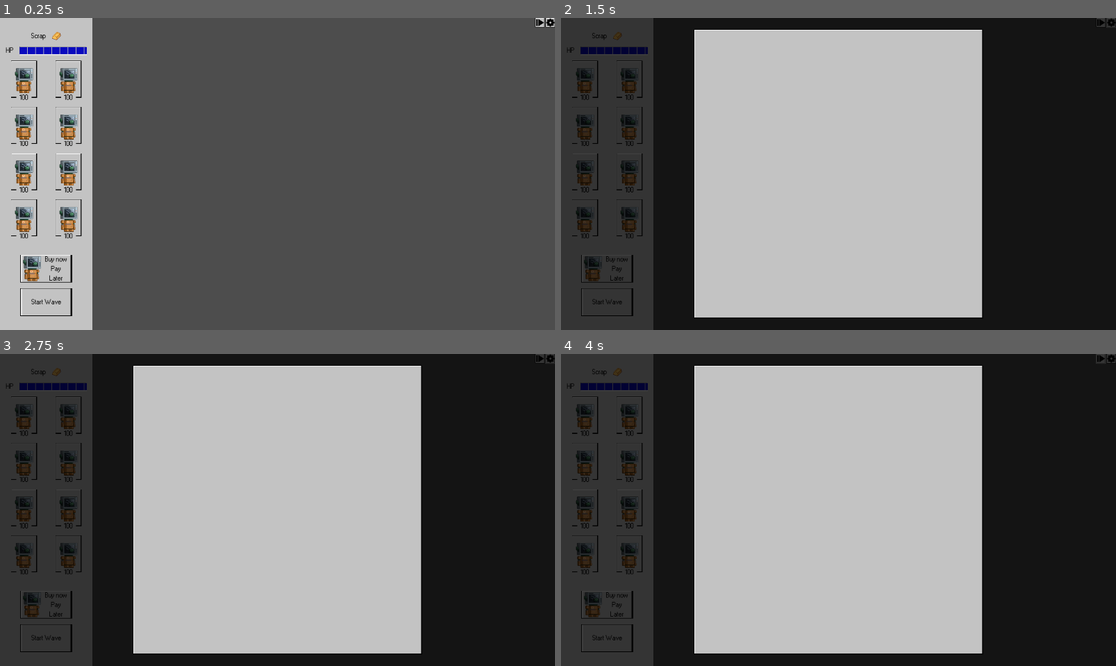
Above: before the commit, frames 1-4 (two rows, left to right).
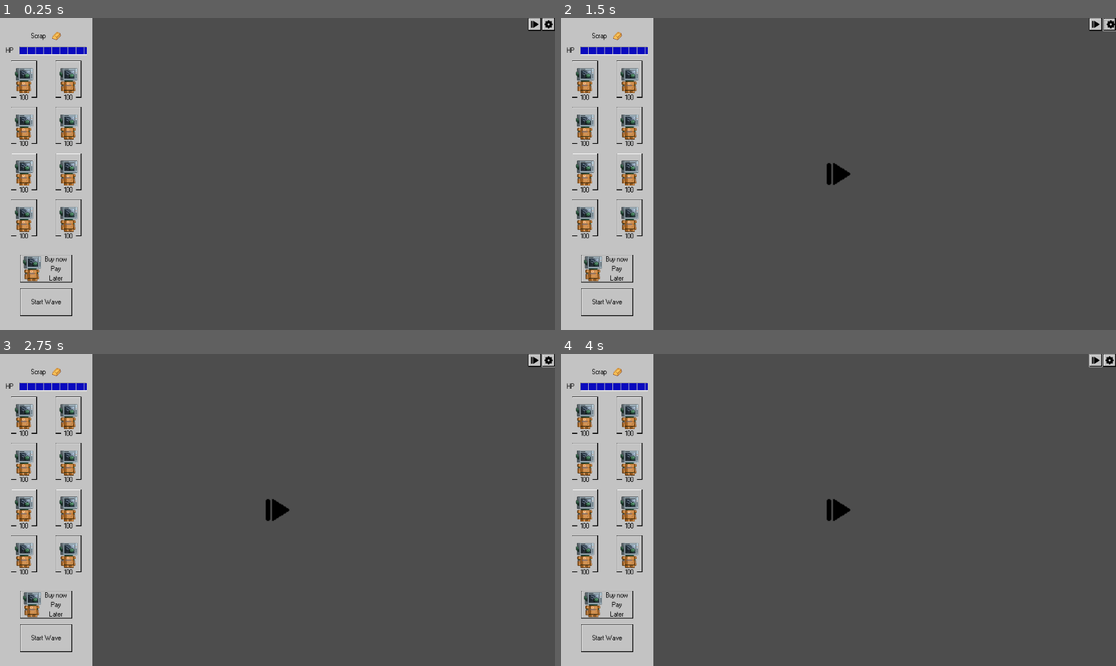
Above: after the commit, the same moments.

Repository: OscarPindaro/MechaJam2024
Game: Godot game, scene res://scenes/UI/UserInterface.tscn
The game is run twice, just before and just after one commit, with the same random seed, the same clock (stepped at 60 frames per second) and the same inputs. The project has no main scene, so this scene is started directly.
Inputs (mouse positions are in pixels of both pictures, inside the frame that each line leads up to; where the layout moved, square brackets give the same spot in the first picture):
- Up to frame 1 (0.25 s): no input
- Up to frame 2 (1.5 s): click (1093, 24) [1099, 21] at 0.5 s; click (1110, 24) [1110, 21] at 1.25 s
- Up to frame 3 (2.75 s): tap Enter (ui_accept) at 2, 2.27 s; move the mouse to (399, 494) at 2.02 s; hold Right (ui_right) from 2.03 s (still down); click (399, 494) at 2.17 s
- Up to frame 4 (4 s): tap Enter (ui_accept) at 2.75, 3.02, 3.5 s; move the mouse to (727, 525) at 2.77 s; click (727, 525) at 2.92 s; move the mouse to (894, 441) at 3.52 s; release Right (ui_right) at 3.53 s; hold Left (ui_left) from 3.53 s (still down); click (894, 441) at 3.67 s

The runs differ from the first frame. In frame 1, 0.3% of the frame differs, in the area x 3-100%, y 0-96%; in frame 2, 100%; in frame 3, 100%; in frame 4, 100%, in the area x 0-100%, y 0-100%.
Error after the commit: Attempt to call function 'instantiate' in base 'null instance' on a null instance. (res://scenes/UI/Menu.gd:11)

Commit message:
added MainScreen UI, working Resume, Start and Quit buttons. Fixed some UI positioning errors

Diff:
--- a/asset/UI/gameplay_ui.tres
+++ b/asset/UI/gameplay_ui.tres
@@ -7,14 +7,34 @@
 [ext_resource type="Texture2D" uid="uid://bep7duh5mphpk" path="res://asset/UI/bottone_hover.png" id="2_xxtyl"]
 [ext_resource type="Texture2D" uid="uid://cbiujxn2rrqo7" path="res://asset/UI/bottone_pressed.png" id="3_ijkdv"]
 
+[sub_resource type="StyleBoxTexture" id="StyleBoxTexture_7eph1"]
+texture = ExtResource("2_6gm1l")
+texture_margin_left = 8.0
+texture_margin_top = 7.0
+texture_margin_right = 6.0
+texture_margin_bottom = 8.0
+
 [sub_resource type="StyleBoxTexture" id="StyleBoxTexture_hjulw"]
 texture = ExtResource("2_xxtyl")
+texture_margin_left = 10.0
+texture_margin_top = 9.0
+texture_margin_right = 9.0
+texture_margin_bottom = 8.0
+region_rect = Rect2(-1, -1, 92, 129)
 
 [sub_resource type="StyleBoxTexture" id="StyleBoxTexture_em7j1"]
 texture = ExtResource("2_6gm1l")
+texture_margin_left = 6.0
+texture_margin_top = 6.0
+texture_margin_right = 6.0
+texture_margin_bottom = 6.0
 
 [sub_resource type="StyleBoxTexture" id="StyleBoxTexture_sfdvc"]
 texture = ExtResource("3_ijkdv")
+texture_margin_left = 6.0
+texture_margin_top = 7.0
+texture_margin_right = 6.0
+texture_margin_bottom = 7.0
 
 [sub_resource type="StyleBoxFlat" id="StyleBoxFlat_fecjm"]
 bg_color = Color(0.764706, 0.764706, 0.764706, 1)
@@ -24,6 +44,10 @@
 
 [sub_resource type="StyleBoxTexture" id="StyleBoxTexture_5dt3x"]
 texture = ExtResource("3_ijkdv")
+texture_margin_left = 6.0
+texture_margin_top = 5.0
+texture_margin_right = 5.0
+texture_margin_bottom = 7.0
 
 [sub_resource type="StyleBoxTexture" id="StyleBoxTexture_jec8w"]
 texture = ExtResource("1_oyefk")
@@ -38,11 +62,13 @@
 
 [resource]
 Button/colors/font_color = Color(0, 0, 0, 1)
+Button/colors/font_disabled_color = Color(0.603922, 0.603922, 0.603922, 1)
 Button/colors/font_hover_color = Color(0.439216, 0.439216, 0.439216, 1)
 Button/colors/font_outline_color = Color(0, 0, 0, 1)
 Button/colors/font_pressed_color = Color(0, 0, 0, 1)
 Button/font_sizes/font_size = 24
 Button/fonts/font = ExtResource("1_j4pqr")
+Button/styles/disabled = SubResource("StyleBoxTexture_7eph1")
 Button/styles/hover = SubResource("StyleBoxTexture_hjulw")
 Button/styles/normal = SubResource("StyleBoxTexture_em7j1")
 Button/styles/pressed = SubResource("StyleBoxTexture_sfdvc")
--- a/scenes/UI/Button.gd
+++ b/scenes/UI/Button.gd
@@ -10,8 +10,6 @@
 	else:
 		%Tooltip.global_position.y = self.global_position.y - (%Tooltip.size.y - self.size.y)
 
-	print(%Tooltip.global_position.x)
-	print(%Tooltip.global_position.y + %Tooltip.size.y)
 	%Tooltip.visible = true
 
 func _on_mouse_exited():
--- a/scenes/UI/InGameSettings.gd
+++ /dev/null
@@ -1,5 +0,0 @@
-extends Control
-
-func show_popup():
-#	%IngameMenuPanel.popup()
-	pass
--- a/scenes/UI/InGameSettings.tscn
+++ b/scenes/UI/InGameSettings.tscn
@@ -1,12 +1,9 @@
-[gd_scene load_steps=6 format=3 uid="uid://c7k188egay13g"]
+[gd_scene load_steps=5 format=3 uid="uid://c7k188egay13g"]
 
 [ext_resource type="Theme" uid="uid://8r1asy6d080g" path="res://asset/UI/gameplay_ui.tres" id="1_gs3yp"]
-[ext_resource type="Script" path="res://scenes/UI/InGameSettings.gd" id="1_plegw"]
 [ext_resource type="Texture2D" uid="uid://dvvfcxhaee3cs" path="res://asset/UI/bottone.png" id="2_o63dd"]
-[ext_resource type="Texture2D" uid="uid://cbiujxn2rrqo7" path="res://asset/UI/bottone_pressed.png" id="3_5m2r2"]
-
-[sub_resource type="StyleBoxTexture" id="StyleBoxTexture_2q58b"]
-texture = ExtResource("3_5m2r2")
+[ext_resource type="Script" path="res://scenes/UI/Resume.gd" id="3_w4vpf"]
+[ext_resource type="Script" path="res://scenes/UI/Quit.gd" id="6_p1eox"]
 
 [node name="IngameMenu" type="Control"]
 process_mode = 3
@@ -17,7 +14,7 @@
 grow_horizontal = 2
 grow_vertical = 2
 mouse_filter = 1
-script = ExtResource("1_plegw")
+metadata/is_menu_screen_loaded = false
 
 [node name="CanvasLayer" type="CanvasLayer" parent="."]
 
@@ -28,6 +25,7 @@
 grow_horizontal = 2
 grow_vertical = 2
 color = Color(0, 0, 0, 0.733333)
+metadata/_edit_use_anchors_ = true
 
 [node name="NinePatchRect" type="NinePatchRect" parent="CanvasLayer"]
 anchors_preset = 8
@@ -47,19 +45,58 @@
 patch_margin_top = 8
 patch_margin_right = 8
 patch_margin_bottom = 9
+metadata/_edit_use_anchors_ = true
 
-[node name="MenuPanel" type="Panel" parent="CanvasLayer"]
-visible = false
-anchors_preset = 8
-anchor_left = 0.5
-anchor_top = 0.5
-anchor_right = 0.5
-anchor_bottom = 0.5
-offset_left = -500.0
-offset_top = -500.0
-offset_right = 500.0
-offset_bottom = 500.0
+[node name="VBoxContainer" type="VBoxContainer" parent="CanvasLayer/NinePatchRect"]
+layout_mode = 1
+anchors_preset = 15
+anchor_right = 1.0
+anchor_bottom = 1.0
 grow_horizontal = 2
 grow_vertical = 2
+theme_override_constants/separation = 50
+alignment = 1
+
+[node name="Title" type="Label" parent="CanvasLayer/NinePatchRect/VBoxContainer"]
+layout_mode = 2
+size_flags_vertical = 1
+mouse_filter = 1
 theme = ExtResource("1_gs3yp")
-theme_override_styles/panel = SubResource("StyleBoxTexture_2q58b")
+theme_override_font_sizes/font_size = 100
+text = "Pause Menu"
+horizontal_alignment = 1
+metadata/_edit_use_anchors_ = true
+
+[node name="Resume" type="Button" parent="CanvasLayer/NinePatchRect/VBoxContainer"]
+custom_minimum_size = Vector2(200, 100)
+layout_mode = 2
+size_flags_horizontal = 4
+theme = ExtResource("1_gs3yp")
+text = "Resume"
+script = ExtResource("3_w4vpf")
+
+[node name="Options" type="Button" parent="CanvasLayer/NinePatchRect/VBoxContainer"]
+custom_minimum_size = Vector2(200, 100)
+layout_mode = 2
+size_flags_horizontal = 4
+theme = ExtResource("1_gs3yp")
+text = "Settings"
+
+[node name="Credits" type="Button" parent="CanvasLayer/NinePatchRect/VBoxContainer"]
+custom_minimum_size = Vector2(200, 100)
+layout_mode = 2
+size_flags_horizontal = 4
+theme = ExtResource("1_gs3yp")
+text = "Credits"
+
+[node name="Quit" type="Button" parent="CanvasLayer/NinePatchRect/VBoxContainer"]
+custom_minimum_size = Vector2(200, 100)
+layout_mode = 2
+size_flags_horizontal = 4
+theme = ExtResource("1_gs3yp")
+text = "Quit"
+script = ExtResource("6_p1eox")
+
+[connection signal="pressed" from="CanvasLayer/NinePatchRect/VBoxContainer/Resume" to="CanvasLayer/NinePatchRect/VBoxContainer/Resume" method="_on_pressed"]
+[connection signal="pressed" from="CanvasLayer/NinePatchRect/VBoxContainer/Options" to="CanvasLayer/NinePatchRect/VBoxContainer/Options" method="_on_pressed"]
+[connection signal="pressed" from="CanvasLayer/NinePatchRect/VBoxContainer/Quit" to="CanvasLayer/NinePatchRect/VBoxContainer/Quit" method="_on_pressed"]
--- /dev/null
+++ b/scenes/UI/MainMenu.gd
@@ -0,0 +1,19 @@
+extends Control
+
+var counter = 0
+var goal = 0
+
+# Called when the node enters the scene tree for the first time.
+func _ready():
+	$Glare.visible = !$Glare.visible
+	goal = randi_range(10,100)
+
+
+# Called every frame. 'delta' is the elapsed time since the previous frame.
+func _process(delta):
+	if counter >= goal:
+		$Glare.visible = !$Glare.visible
+		goal = randi_range(10,100)
+		counter = 0
+	else:
+		counter += 1
--- /dev/null
+++ b/scenes/UI/MainMenu.tscn
@@ -0,0 +1,118 @@
+[gd_scene load_steps=9 format=3 uid="uid://bo2ikii5tsj44"]
+
+[ext_resource type="Texture2D" uid="uid://dvvfcxhaee3cs" path="res://asset/UI/bottone.png" id="1_1giaq"]
+[ext_resource type="Script" path="res://scenes/UI/MainMenu.gd" id="1_v4bd2"]
+[ext_resource type="Texture2D" uid="uid://bxxvka4w4x2iq" path="res://asset/UI/Main screen.png" id="1_wisug"]
+[ext_resource type="Theme" uid="uid://8r1asy6d080g" path="res://asset/UI/gameplay_ui.tres" id="2_0jeha"]
+[ext_resource type="Texture2D" uid="uid://cafq3e4xwt7i0" path="res://asset/UI/glare.png" id="2_hp8cu"]
+[ext_resource type="Script" path="res://scenes/UI/Start.gd" id="4_gi05l"]
+[ext_resource type="Script" path="res://scenes/UI/Menu.gd" id="5_t4dy1"]
+[ext_resource type="Script" path="res://scenes/UI/Quit.gd" id="8_3so4k"]
+
+[node name="Control" type="Control"]
+z_as_relative = false
+layout_mode = 3
+anchors_preset = 15
+anchor_right = 1.0
+anchor_bottom = 1.0
+grow_horizontal = 2
+grow_vertical = 2
+script = ExtResource("1_v4bd2")
+
+[node name="Backgrount" type="TextureRect" parent="."]
+z_as_relative = false
+layout_mode = 1
+anchors_preset = 15
+anchor_right = 1.0
+anchor_bottom = 1.0
+grow_horizontal = 2
+grow_vertical = 2
+texture = ExtResource("1_wisug")
+
+[node name="Glare" type="TextureRect" parent="."]
+z_index = 2
+z_as_relative = false
+layout_mode = 1
+anchors_preset = 15
+anchor_right = 1.0
+anchor_bottom = 1.0
+grow_horizontal = 2
+grow_vertical = 2
+texture = ExtResource("2_hp8cu")
+
+[node name="Menu" type="NinePatchRect" parent="."]
+z_index = 1
+z_as_relative = false
+layout_direction = 1
+layout_mode = 1
+anchors_preset = -1
+anchor_left = 0.3
+anchor_top = 0.1
+anchor_right = 0.7
+anchor_bottom = 0.9
+grow_horizontal = 2
+grow_vertical = 2
+size_flags_horizontal = 4
+texture = ExtResource("1_1giaq")
+patch_margin_left = 7
+patch_margin_top = 8
+patch_margin_right = 8
+patch_margin_bottom = 9
+
+[node name="VBoxContainer" type="VBoxContainer" parent="Menu"]
+layout_mode = 1
+anchors_preset = 15
+anchor_right = 1.0
+anchor_bottom = 1.0
+grow_horizontal = 2
+grow_vertical = 2
+theme_override_constants/separation = 30
+alignment = 1
+
+[node name="Title" type="Label" parent="Menu/VBoxContainer"]
+layout_mode = 2
+size_flags_vertical = 1
+mouse_filter = 1
+theme = ExtResource("2_0jeha")
+theme_override_font_sizes/font_size = 100
+text = "Dungeon Intern:
+Office Mayhem"
+horizontal_alignment = 1
+metadata/_edit_use_anchors_ = true
+
+[node name="Start" type="Button" parent="Menu/VBoxContainer"]
+custom_minimum_size = Vector2(200, 100)
+layout_mode = 2
+size_flags_horizontal = 4
+theme = ExtResource("2_0jeha")
+text = "Start"
+script = ExtResource("4_gi05l")
+main_screen_path = "res://test/game_with_ui.tscn"
+
+[node name="Settings" type="Button" parent="Menu/VBoxContainer"]
+custom_minimum_size = Vector2(200, 100)
+layout_mode = 2
+size_flags_horizontal = 4
+theme = ExtResource("2_0jeha")
+text = "Settings"
+script = ExtResource("5_t4dy1")
+scene_to_load_path = "res://scenes/UI/InGameSettings.tscn"
+
+[node name="Credits" type="Button" parent="Menu/VBoxContainer"]
+custom_minimum_size = Vector2(200, 100)
+layout_mode = 2
+size_flags_horizontal = 4
+theme = ExtResource("2_0jeha")
+text = "Credits"
+
+[node name="Quit" type="Button" parent="Menu/VBoxContainer"]
+custom_minimum_size = Vector2(200, 100)
+layout_mode = 2
+size_flags_horizontal = 4
+theme = ExtResource("2_0jeha")
+text = "Quit"
+script = ExtResource("8_3so4k")
+
+[connection signal="pressed" from="Menu/VBoxContainer/Start" to="Menu/VBoxContainer/Start" method="_on_pressed"]
+[connection signal="pressed" from="Menu/VBoxContainer/Settings" to="Menu/VBoxContainer/Settings" method="_on_pressed"]
+[connection signal="pressed" from="Menu/VBoxContainer/Quit" to="Menu/VBoxContainer/Quit" method="_on_pressed"]
--- a/scenes/UI/Menu.gd
+++ b/scenes/UI/Menu.gd
@@ -1,24 +1,28 @@
 extends Button
 
+@export var scene_to_load_path: String
+
 #var next_level_resource = load("res://scenes/UI/InGameSettings.tscn")
-var is_menu_screen_loaded = false
-var menu_scene = preload("res://scenes/UI/InGameSettings.tscn").instantiate()
+#var is_menu_screen_loaded = false
+var menu_scene
 
+func _ready():
+	#menu_scene = preload(scene_to_load_path).instantiate()
+	menu_scene = load(scene_to_load_path).instantiate()
 
 func _on_pressed():
+	var is_menu_screen_loaded = menu_scene.get_meta("is_menu_screen_loaded")
 	var tree = get_tree()
 
 	if is_menu_screen_loaded == false:
 		tree.paused = true
-
-
 		tree.get_root().add_child(menu_scene)
-		is_menu_screen_loaded = true
+		menu_scene.set_meta("is_menu_screen_loaded",true)
 
 	else:
 		tree.paused = false
 		tree.get_root().remove_child(menu_scene)
-		is_menu_screen_loaded = false
+		menu_scene.set_meta("is_menu_screen_loaded",false)
 
 
 	# FUNZIONA MA SOSTITUISCE LA SCENA COMPETAMENTE
--- a/scenes/UI/Popupshop.gd
+++ /dev/null
@@ -1,18 +0,0 @@
-extends Control
-
-func show_popup(slot: Rect2i, item):
-
-	var mouse_pos = get_viewport().get_mouse_position()
-	var correction = 0
-
-	if mouse_pos.x >= get_viewport_rect().size.x/2:
-		correction = Vector2i(slot.size.x, 0)
-	else:
-		correction = Vector2i(%PopupShopCanvas.size.x, 0)
-
-
-	%PopupShopCanvas.popup(Rect2i(slot.position + correction, %PopupShopCanvas.size))
-
-
-func hide_popup():
-	%PopupShopCanvas.hide()
--- a/scenes/UI/Popupshop.tscn
+++ /dev/null
@@ -1,56 +0,0 @@
-[gd_scene load_steps=3 format=3 uid="uid://ciuoboc8vr8ol"]
-
-[ext_resource type="Script" path="res://scenes/UI/Popupshop.gd" id="1_po8d8"]
-[ext_resource type="Theme" uid="uid://8r1asy6d080g" path="res://asset/UI/gameplay_ui.tres" id="2_sjgof"]
-
-[node name="PopupShop" type="Control"]
-process_mode = 3
-layout_mode = 3
-anchors_preset = 8
-anchor_left = 0.5
-anchor_top = 0.5
-anchor_right = 0.5
-anchor_bottom = 0.5
-offset_left = -960.0
-offset_top = -540.0
-offset_right = -960.0
-offset_bottom = -540.0
-grow_horizontal = 2
-grow_vertical = 2
-mouse_filter = 2
-script = ExtResource("1_po8d8")
-
-[node name="CanvasLayer" type="CanvasLayer" parent="."]
-
-[node name="PopupShopCanvas" type="PopupPanel" parent="CanvasLayer"]
-unique_name_in_owner = true
-size = Vector2i(200, 200)
-theme = ExtResource("2_sjgof")
-
-[node name="CenterContainer" type="CenterContainer" parent="CanvasLayer/PopupShopCanvas"]
-custom_minimum_size = Vector2(200, 200)
-anchors_preset = 8
-anchor_left = 0.5
-anchor_top = 0.5
-anchor_right = 0.5
-anchor_bottom = 0.5
-offset_right = 200.0
-offset_bottom = 200.0
-grow_horizontal = 2
-grow_vertical = 2
-
-[node name="VBoxContainer" type="VBoxContainer" parent="CanvasLayer/PopupShopCanvas/CenterContainer"]
-layout_mode = 2
-
-[node name="Label" type="Label" parent="CanvasLayer/PopupShopCanvas/CenterContainer/VBoxContainer"]
-layout_mode = 2
-text = "Nome"
-
-[node name="Label2" type="Label" parent="CanvasLayer/PopupShopCanvas/CenterContainer/VBoxContainer"]
-layout_mode = 2
-text = "Descrizione"
-
-[node name="Label3" type="Label" parent="CanvasLayer/PopupShopCanvas/CenterContainer/VBoxContainer"]
-layout_mode = 2
-text = "Prezzo
-"
--- /dev/null
+++ b/scenes/UI/Quit.gd
@@ -0,0 +1,7 @@
+extends Button
+
+
+
+
+func _on_pressed():
+	get_tree().quit()
--- /dev/null
+++ b/scenes/UI/Resume.gd
@@ -0,0 +1,17 @@
+extends Button
+
+
+## Called when the node enters the scene tree for the first time.
+#func _ready():
+#	print('qui')
+#	var parent = $IngameMenu
+
+
+func _on_pressed():
+	var tree = get_tree()
+	tree.paused = false
+
+	# Changes an attribute of the "IngameMenu" Control
+	#(Parent control of the InGameSettings.tscn scene) and removes it from the current tree
+	$"../../../..".set_meta("is_menu_screen_loaded",false)
+	tree.get_root().remove_child($"../../../..")
--- /dev/null
+++ b/scenes/UI/Start.gd
@@ -0,0 +1,12 @@
+extends Button
+
+@export var main_screen_path: String
+# Called when the node enters the scene tree for the first time.
+
+
+
+func _on_pressed():
+	var tree = get_tree()
+	tree.change_scene_to_file(main_screen_path)
+
+#
--- /dev/null
+++ b/scenes/UI/StartWaveButton.gd
@@ -0,0 +1,16 @@
+extends Button
+
+
+# Called when the node enters the scene tree for the first time.
+func _ready():
+	pass # Replace with function body.
+
+
+# Called every frame. 'delta' is the elapsed time since the previous frame.
+func _process(delta):
+	pass
+
+
+
+func _on_pressed():
+	pass
--- a/scenes/UI/UserInterface.gd
+++ b/scenes/UI/UserInterface.gd
@@ -1,6 +1,7 @@
 extends Control
 
 var countdown = 0
+@export var game_manager: GameManager
 # Called when the node enters the scene tree for the first time.
 func _ready():
 	pass
--- a/scenes/UI/UserInterface.tscn
+++ b/scenes/UI/UserInterface.tscn
@@ -11,6 +11,7 @@
 [ext_resource type="Texture2D" uid="uid://bvff4ai6tni36" path="res://asset/placeholders/sprites/fantasy_items/MV Icons PACK 2 - ALL.png" id="7_57ifu"]
 [ext_resource type="Script" path="res://scenes/UI/ProgressBar.gd" id="7_aem6l"]
 [ext_resource type="Texture2D" uid="uid://dvvfcxhaee3cs" path="res://asset/UI/bottone.png" id="8_6bcaq"]
+[ext_resource type="Script" path="res://scenes/UI/StartWaveButton.gd" id="11_v3bxa"]
 
 [sub_resource type="InputEventKey" id="InputEventKey_fn3lp"]
 device = -1
@@ -36,6 +37,7 @@
 
 [node name="GameplayUI" type="Control"]
 process_mode = 3
+z_index = 1
 layout_mode = 3
 anchors_preset = 15
 anchor_right = 1.0
@@ -50,6 +52,7 @@
 [node name="PauseSymbol" type="CenterContainer" parent="."]
 unique_name_in_owner = true
 visible = false
+z_as_relative = false
 layout_mode = 1
 anchors_preset = 14
 anchor_top = 0.5
@@ -67,6 +70,7 @@
 expand_mode = 4
 
 [node name="Menu_buttons" type="GridContainer" parent="."]
+z_as_relative = false
 layout_mode = 1
 anchors_preset = 1
 anchor_left = 1.0
@@ -95,6 +99,7 @@
 script = ExtResource("6_ndotk")
 
 [node name="ShopPanel" type="Panel" parent="."]
+z_as_relative = false
 custom_minimum_size = Vector2(320, 0)
 layout_mode = 1
 anchors_preset = 9
@@ -656,10 +661,12 @@
 size_flags_horizontal = 4
 text = "Start Wave"
 icon_alignment = 1
+script = ExtResource("11_v3bxa")
 
 [node name="Tooltip" type="Panel" parent="."]
 unique_name_in_owner = true
 visible = false
+z_as_relative = false
 custom_minimum_size = Vector2(200, 200)
 layout_mode = 1
 anchors_preset = 8
Binary file added: asset/UI/Main screen.png
Not shown, added: asset/UI/Main screen.png.import
Not shown: 1 places in asset/UI/gameplay_ui.tres that only renumber resources
Binary file added: asset/UI/glare.png
Not shown, added: asset/UI/glare.png.import
Not shown: 1 places in scenes/UI/UserInterface.tscn that only renumber resources
Not shown, added: scenes/UI/Mai87E7.tmp
Not shown, added: scenes/UI/MaiFF96.tmp
